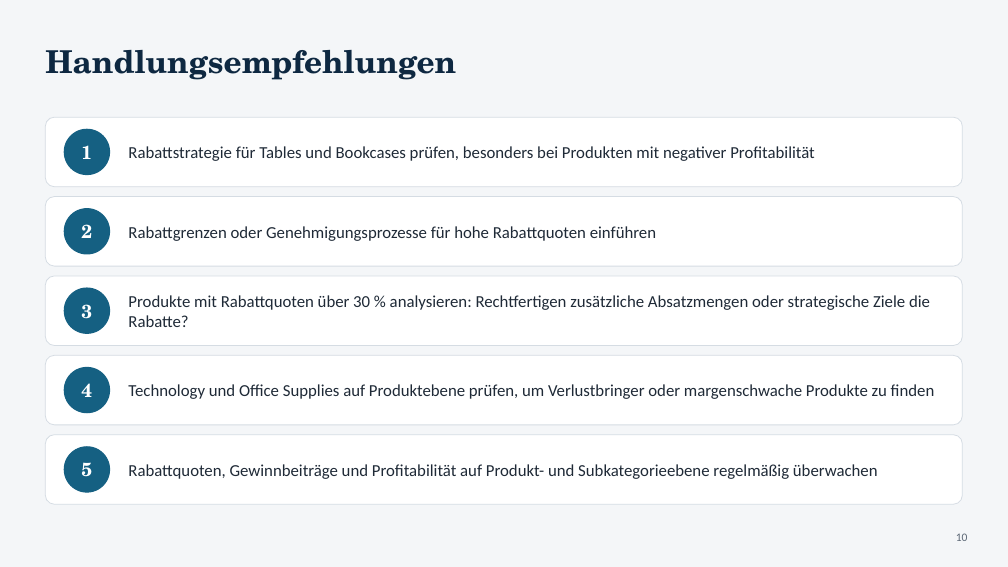
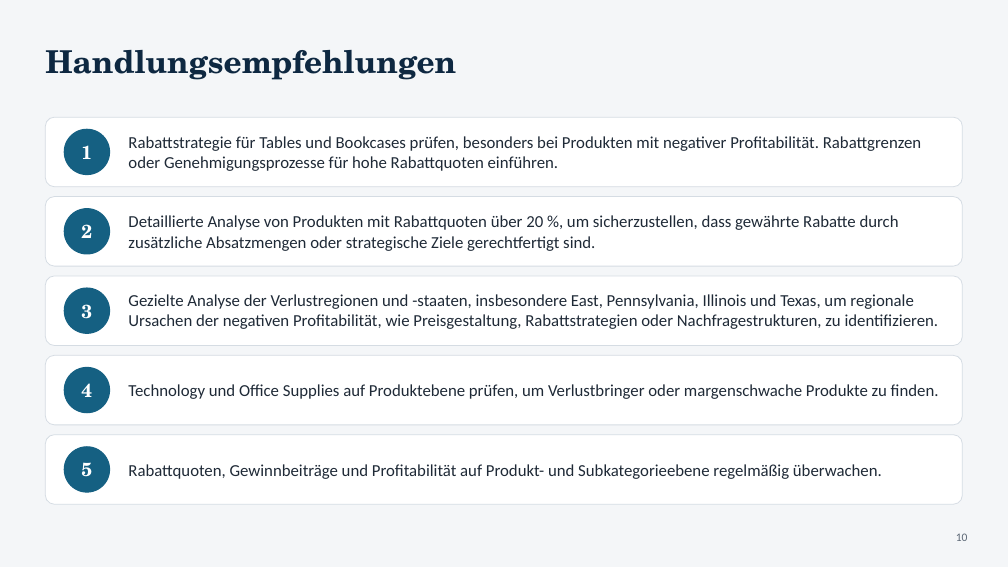
Before and after one commit to Carolyn74/Portfolioprojekt, a slide deck: slide 12 of Power Point/Abschlusspräsentation.pptx (slide 10 before the commit). Drawn at 1008x567 pixels with LibreOffice and Linux fonts; fonts in the diff are those of the drawing. Boxes give left, top, right and bottom in pixels: in the first picture for what was removed or moved away, otherwise in the second. Text is boxed around its words. In the diff, an @@ line names an element or a change of style, - is before the commit and + after.

```diff
--- a/Power Point/Abschlusspräsentation.pptx
+++ b/Power Point/Abschlusspräsentation.pptx
@@ text at bbox=[128, 136, 921, 171]: text changed @@
-Rabattstrategie für Tables und Bookcases prüfen, besonders bei Produkten mit negativer Profitabilität
+Rabattstrategie für Tables und Bookcases prüfen, besonders bei Produkten mit negativer Profitabilität. Rabattgrenzen oder Genehmigungsprozesse für hohe Rabattquoten einführen.
@@ text at bbox=[128, 215, 899, 251]: text changed @@
-Rabattgrenzen oder Genehmigungsprozesse für hohe Rabattquoten einführen
+Detaillierte Analyse von Produkten mit Rabattquoten über 20 %, um sicherzustellen, dass gewährte Rabatte durch zusätzliche Absatzmengen oder strategische Ziele gerechtfertigt sind.
@@ text at bbox=[128, 294, 939, 329]: text changed @@
-Produkte mit Rabattquoten über 30 % analysieren: Rechtfertigen zusätzliche Absatzmengen oder strategische Ziele die Rabatte?
+Gezielte Analyse der Verlustregionen und -staaten, insbesondere East, Pennsylvania, Illinois und Texas, um regionale Ursachen der negativen Profitabilität, wie Preisgestaltung, Rabattstrategien oder Nachfragestrukturen, zu identifizieren.
@@ text at bbox=[128, 384, 939, 399]: text changed @@
-Technology und Office Supplies auf Produktebene prüfen, um Verlustbringer oder margenschwache Produkte zu finden
+Technology und Office Supplies auf Produktebene prüfen, um Verlustbringer oder margenschwache Produkte zu finden.
@@ text at bbox=[128, 464, 882, 479]: text changed @@
-Rabattquoten, Gewinnbeiträge und Profitabilität auf Produkt- und Subkategorieebene regelmäßig überwachen
+Rabattquoten, Gewinnbeiträge und Profitabilität auf Produkt- und Subkategorieebene regelmäßig überwachen.
```
Also in this commit, not shown: 10 other slides changed, 2 slides added, 28 other files.
